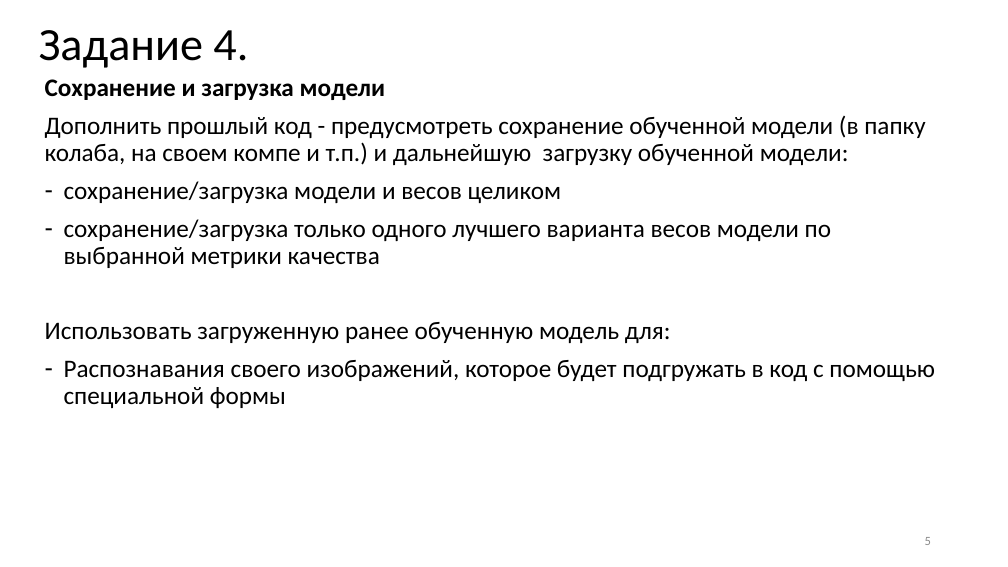
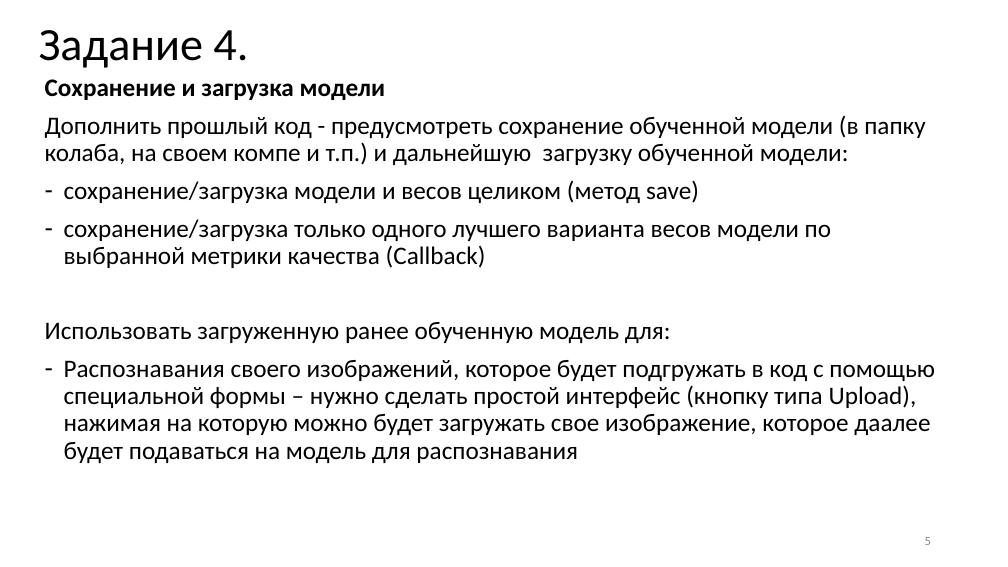
Before and after one commit to itc202/praktik, a slide deck: slide 5 of Нейросети_2024_практические_less2.pptx. Drawn at 1008x567 pixels with LibreOffice and Linux fonts; fonts in the diff are those of the drawing. Boxes give left, top, right and bottom in pixels: in the first picture for what was removed or moved away, otherwise in the second. Text is boxed around its words. In the diff, an @@ line names an element or a change of style, - is before the commit and + after.

```diff
--- a/Нейросети_2024_практические_less2.pptx
+++ b/Нейросети_2024_практические_less2.pptx
@@ text at bbox=[64, 180, 831, 268]: text changed @@
-– сохранение/загрузка модели и весов целиком
-– сохранение/загрузка только одного лучшего варианта весов модели по выбранной метрики качества
+– сохранение/загрузка модели и весов целиком (метод save)
+– сохранение/загрузка только одного лучшего варианта весов модели по выбранной метрики качества (Callback)
@@ text at bbox=[64, 360, 935, 463]: text changed @@
-– Распознавания своего изображений, которое будет подгружать в код с помощью специальной формы
+– Распознавания своего изображений, которое будет подгружать в код с помощью специальной формы – нужно сделать простой интерфейс (кнопку типа Upload), нажимая на которую можно будет загружать свое изображение, которое даалее будет подаваться на модель для распознавания
```
Also in this commit, not shown: 4 other slides changed, 1 slide added, 4 slides removed.
